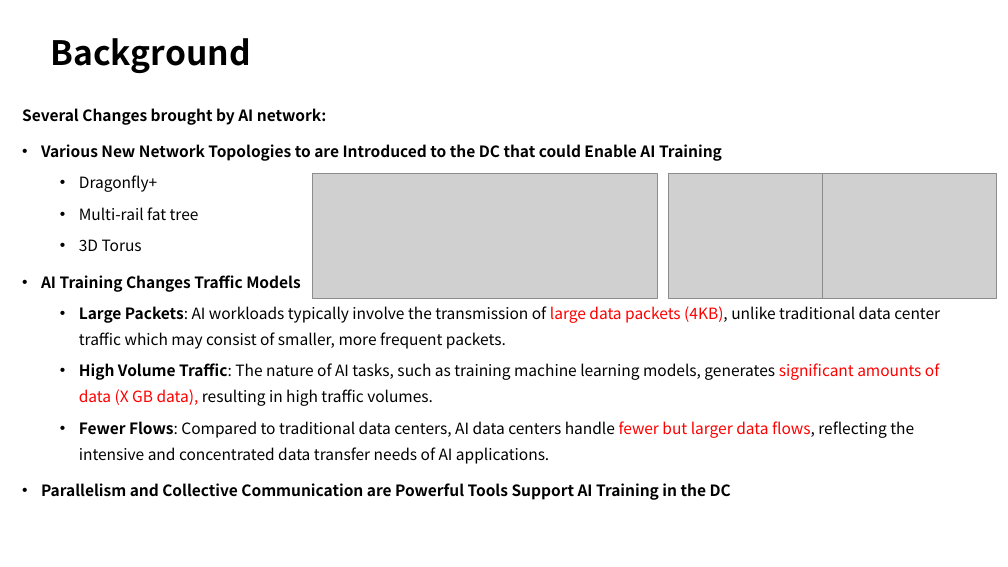
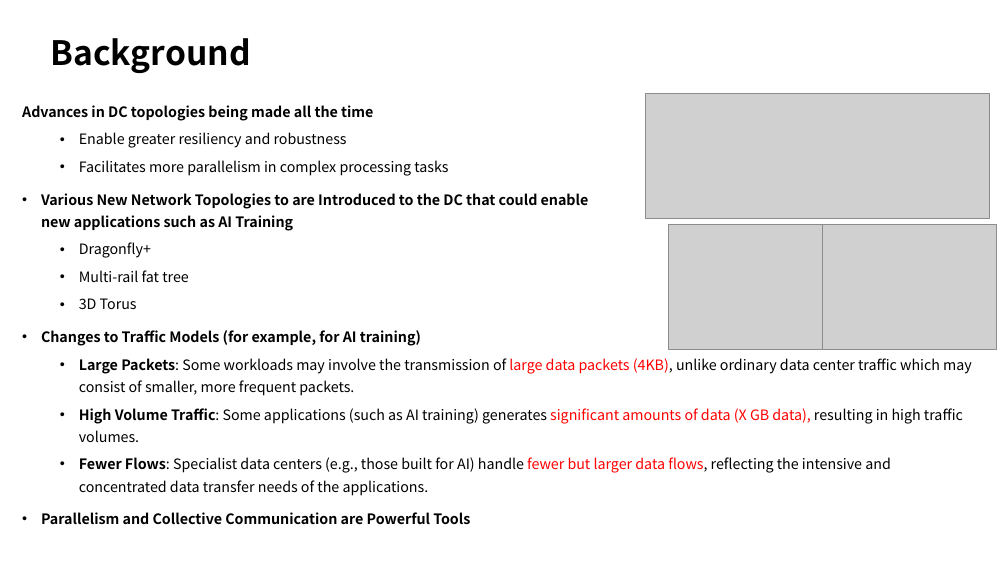
Before and after one commit to danielkinguk/adaptive-perceptive-routing, a slide deck: slide 7 of Perceptive-Adaptive-Routing.pptx. Drawn at 1008x567 pixels with LibreOffice and Linux fonts; fonts in the diff are those of the drawing; grey boxes stand for pictures. Boxes give left, top, right and bottom in pixels: in the first picture for what was removed or moved away, otherwise in the second. Text is boxed around its words. In the diff, an @@ line names an element or a change of style, - is before the commit and + after.

```diff
--- a/Perceptive-Adaptive-Routing.pptx
+++ b/Perceptive-Adaptive-Routing.pptx
@@ text at bbox=[22, 105, 589, 231]: text changed; size 14.8 to 13.6 pt @@
-Several Changes brought by AI network:
-• Various New Network Topologies to are Introduced to the DC that could Enable AI Training
+Advances in DC topologies being made all the time
+  • Enable greater resiliency and robustness
+  • Facilitates more parallelism in complex processing tasks
+• Various New Network Topologies to are Introduced to the DC that could enable
+  new applications such as AI Training
@@ picture: place and size @@
-picture at bbox=[313, 173, 658, 298]
+picture at bbox=[645, 94, 990, 219]
@@ picture: place and size @@
-picture at bbox=[668, 173, 833, 298]
+picture at bbox=[668, 225, 833, 349]
@@ picture: place and size @@
-picture at bbox=[823, 173, 997, 298]
+picture at bbox=[823, 225, 997, 349]
@@ text at bbox=[79, 242, 189, 309]: size 14.8 to 13.6 pt in "Dragonfly+", "Multi-rail fat tree", "3D Torus"; line spacing 1.4 to 1.3 @@
@@ text at bbox=[41, 330, 972, 524]: text changed; size 14.8 to 13.6 pt @@
-• AI Training Changes Traffic Models
-  • Large Packets: AI workloads typically involve the transmission of large data packets (4KB), unlike traditional data center traffic which may consist of smaller, more frequent packets.
-  • High Volume Traffic: The nature of AI tasks, such as training machine learning models, generates significant amounts of data (X GB data), resulting in high traffic volumes.
-  • Fewer Flows: Compared to traditional data centers, AI data centers handle fewer but larger data flows, reflecting the intensive and concentrated data transfer needs of AI applications.
-• Parallelism and Collective Communication are Powerful Tools Support AI Training in the DC
+• Changes to Traffic Models (for example, for AI training)
+  • Large Packets: Some workloads may involve the transmission of large data packets (4KB), unlike ordinary data center traffic which may consist of smaller, more frequent packets.
+  • High Volume Traffic: Some applications (such as AI training) generates significant amounts of data (X GB data), resulting in high traffic volumes.
+  • Fewer Flows: Specialist data centers (e.g., those built for AI) handle fewer but larger data flows, reflecting the intensive and concentrated data transfer needs of the applications.
+• Parallelism and Collective Communication are Powerful Tools
```
Also in this commit, not shown: 1 other slide changed.
